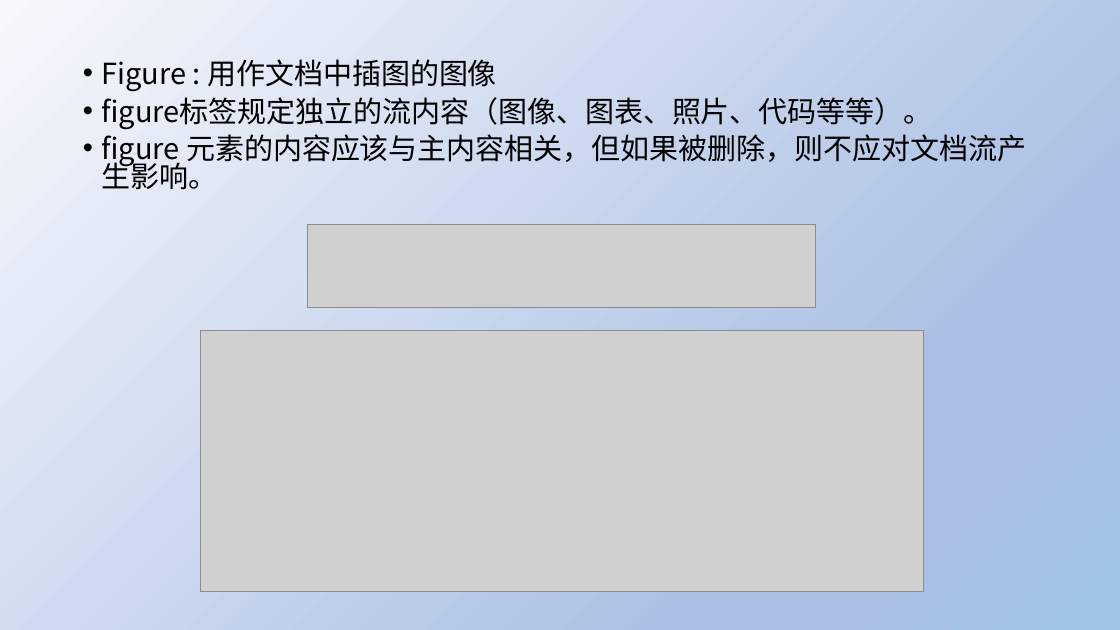
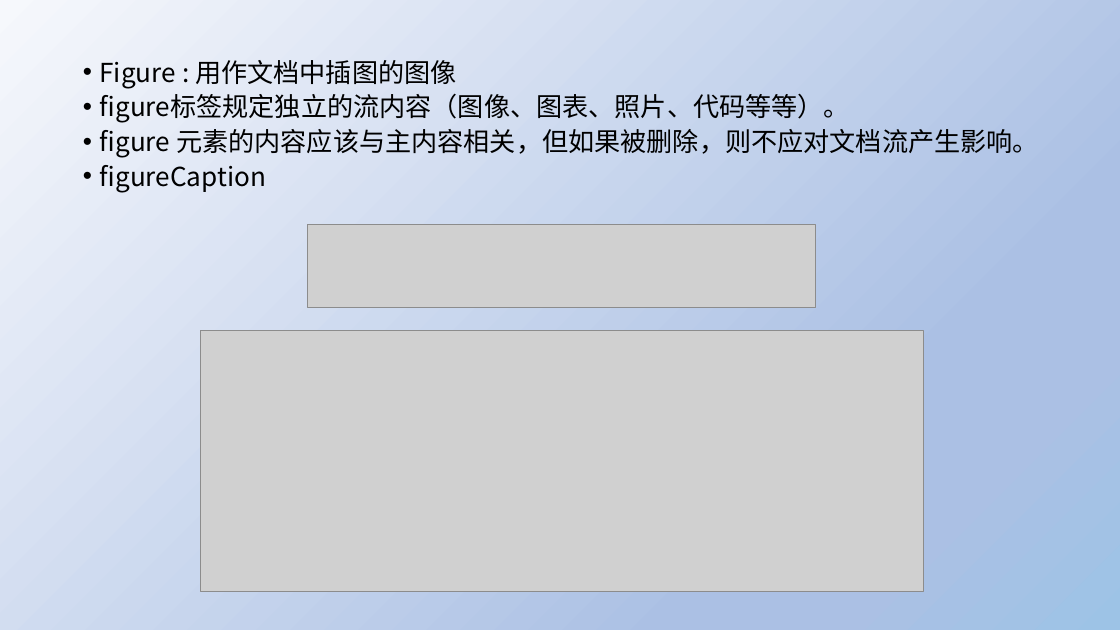
Before and after one commit to johnjackson/H5C3, a slide deck: slide 16 of 第1单元-概览/第一单元HTML新特性.pptx. Drawn at 1120x630 pixels with LibreOffice and Linux fonts; fonts in the diff are those of the drawing; grey boxes stand for pictures. Boxes give left, top, right and bottom in pixels: in the first picture for what was removed or moved away, otherwise in the second. Text is boxed around its words. In the diff, an @@ line names an element or a change of style, - is before the commit and + after.

```diff
--- a/第1单元-概览/第一单元HTML新特性.pptx
+++ b/第1单元-概览/第一单元HTML新特性.pptx
@@ text at (x1=100, y1=60, x2=1039, y2=158): size 24.9 to 22.4 pt in "Figure : 用作文档中插图的图像", "figure标签规定独立的流内容（图像、图表、照片、代码等等）。", "figure 元素的内容应该与主内容相关，但如果被删除，则不应对文档流产生影响。"; indent changed @@
@@ text at (x1=100, y1=165, x2=267, y2=193): paragraph added @@
+• figureCaption
```
Also in this commit, not shown: 1 other slide changed, 4 other files.
